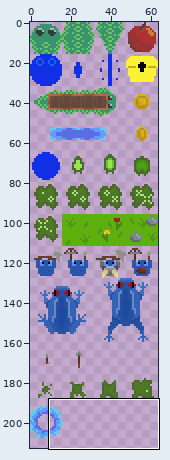
Sprite sheet: snake-survivors/assets/Sprite-0001.png. Above, an overview of the earlier version with the close-up marked.
Close-up. First the earlier version:
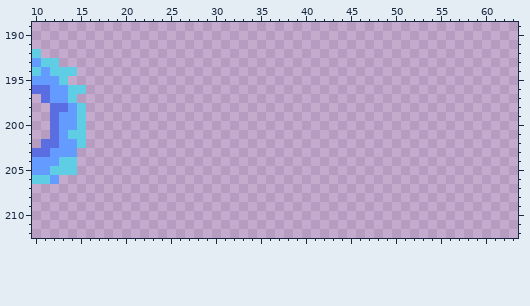
The file is 64x320 pixels. Colours within 5 levels of each other are drawn and written as one. Shown: x 10..63, y 189..212. The wide view leaves out empty margins.
Once edited:
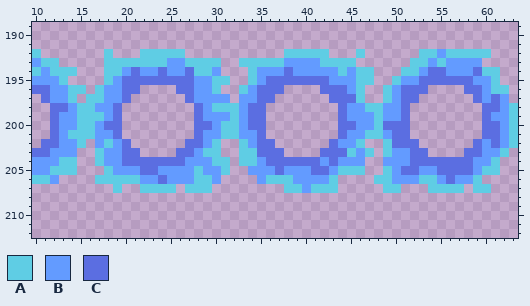
Palette (. is transparent): A #5fcde4  B #639bff  C #5b6ee1
The edit:
Changed rows in their new state; - is an unchanged pixel.
first column x 16:
192 --A---AAAAA-----------AAAAA---A------AABAAAAA---
193 --AAAAAAABBAAAA--AAAAABBBBAAAA------AABABBBB----
194 --AABCBBCBBCAAB---ABBBCBBBBBABAA---AABCCBBBCAA--
195 --ABCCCCCCCCBBAA--ABCCCCCCCBBBAA--ABBCCCCCCBBA--
196 -ABBCC----CCBBA--ABCCC----CCCBA--ABCCC----CCBAA-
197 AABBC------CBBBB-BBCC------CCCA--ABCC------CBCB-
198 ABBC--------CBAAABCC--------CBBAABBC--------CCBA
199 AABC--------CBBBABCC--------CBBBABBC--------CBBA
200 ABCC--------CCBAABCC--------CCBBACCC--------CCBA
201 ABBC--------CBBAABBC--------CBBAABCC--------CCBA
202 -BABC------CCBA--ABCC------CBBA--ACCC------CBCBA
203 -ABBCC----CCBAA--AACCC----CCCABA-ABBCC----CCBBA-
204 -ABBCCCCCCCBBBAA-AABCCCCCCBCBBB--BBBCCCCCCCBBA--
205 --ABBBCCBBBBABBA--BBBCBBBCCBAAA--ABCCBBCCCCBAA--
206 -AAAAABBCBBBAAB----BAAABBBBA----AABBBAABCBBA----
207 ---A--AAAA-AAA--------AABAAA-----AA---AAAA-AA---
Changed places in both close-ups, as pixel boxes (x1, y1, x2, y2):
added: (86, 49, 518, 193)
